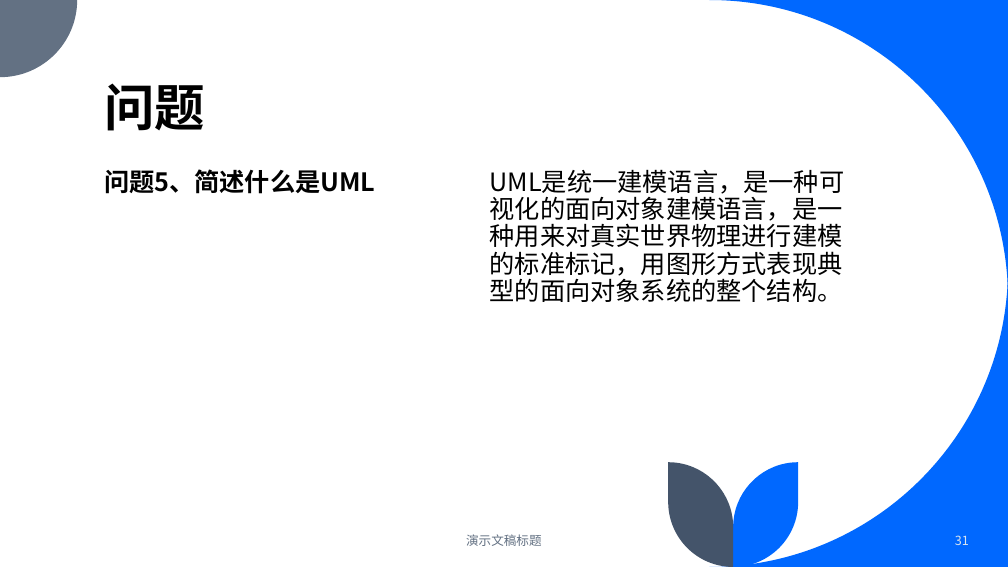
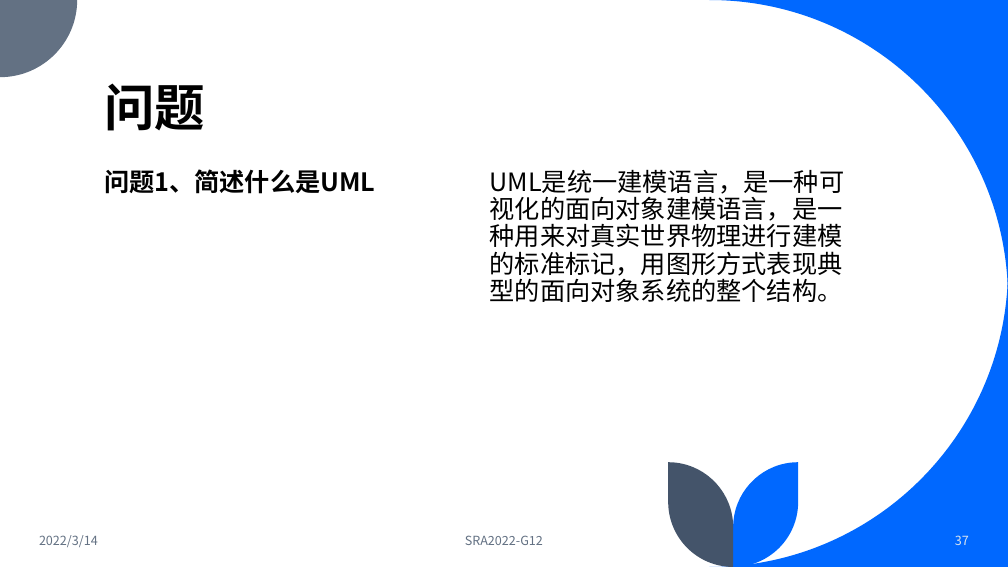
Before and after one commit to dreamtrueqaq/SRA2022-G12, a slide deck: slide 37 of 非受控文档/翻转课堂/UML概述.pptx (slide 31 before the commit). Drawn at 1008x567 pixels with LibreOffice and Linux fonts; fonts in the diff are those of the drawing. Boxes give left, top, right and bottom in pixels: in the first picture for what was removed or moved away, otherwise in the second. Text is boxed around its words. In the diff, an @@ line names an element or a change of style, - is before the commit and + after.

```diff
--- a/非受控文档/翻转课堂/UML概述.pptx
+++ b/非受控文档/翻转课堂/UML概述.pptx
@@ text at box(104, 169, 375, 194): text changed @@
-问题5、简述什么是UML
+问题1、简述什么是UML
@@ text added at box(39, 535, 98, 547), 12 pt, text #637183 @@
+2022/3/14
@@ text at box(465, 535, 543, 545): text changed @@
-演示文稿标题
+SRA2022-G12
@@ page number at box(955, 535, 969, 545): text changed @@
-31
+37
```
Also in this commit, not shown: 29 other slides changed, 10 slides added.
